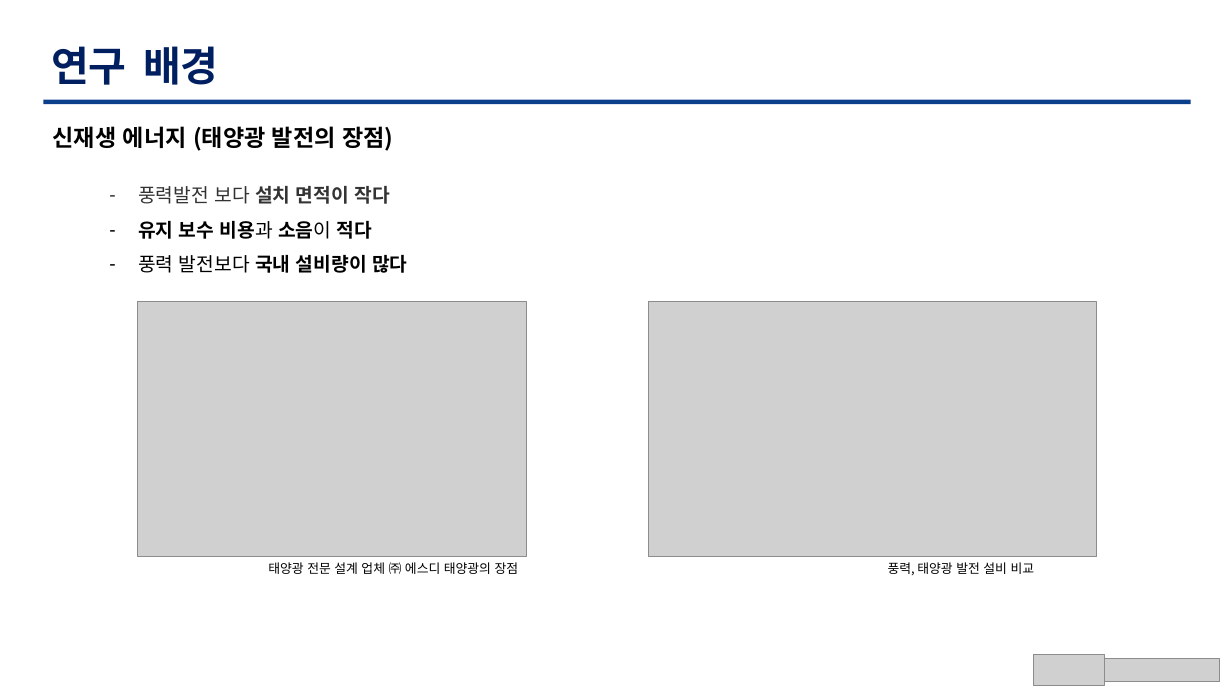
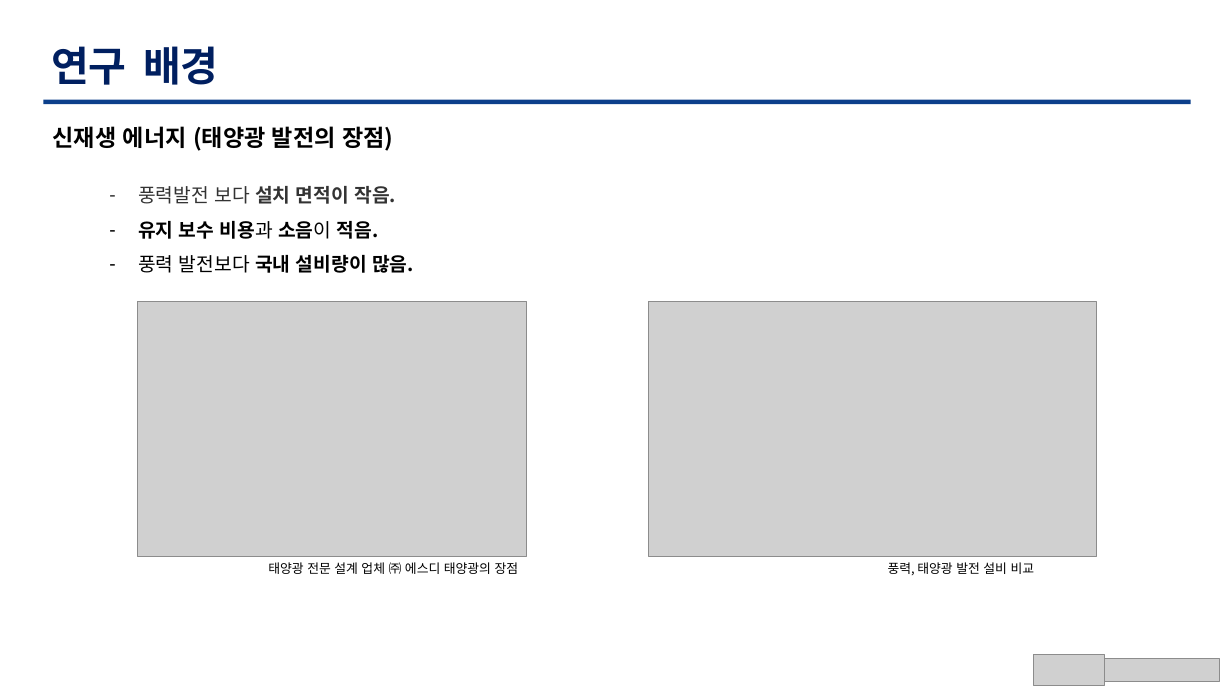
Before and after one commit to TaegyuHan/Solar_radiation_prediction_model, a slide deck: slide 6 of KICS_PT/[KICS] 동향 poster.pptx. Drawn at 1232x693 pixels with LibreOffice and Linux fonts; fonts in the diff are those of the drawing; grey boxes stand for pictures. Boxes give left, top, right and bottom in pixels: in the first picture for what was removed or moved away, otherwise in the second. Text is boxed around its words. In the diff, an @@ line names an element or a change of style, - is before the commit and + after.

```diff
--- a/KICS_PT/[KICS] 동향 poster.pptx
+++ b/KICS_PT/[KICS] 동향 poster.pptx
@@ text at bbox=[138, 186, 414, 273]: text changed @@
-– 풍력발전 보다 설치 면적이 작다
-– 유지 보수 비용과 소음이 적다
-– 풍력 발전보다 국내 설비량이 많다
+– 풍력발전 보다 설치 면적이 작음.
+– 유지 보수 비용과 소음이 적음.
+– 풍력 발전보다 국내 설비량이 많음.
```
Also in this commit, not shown: 11 other slides changed, 1 slide removed.
